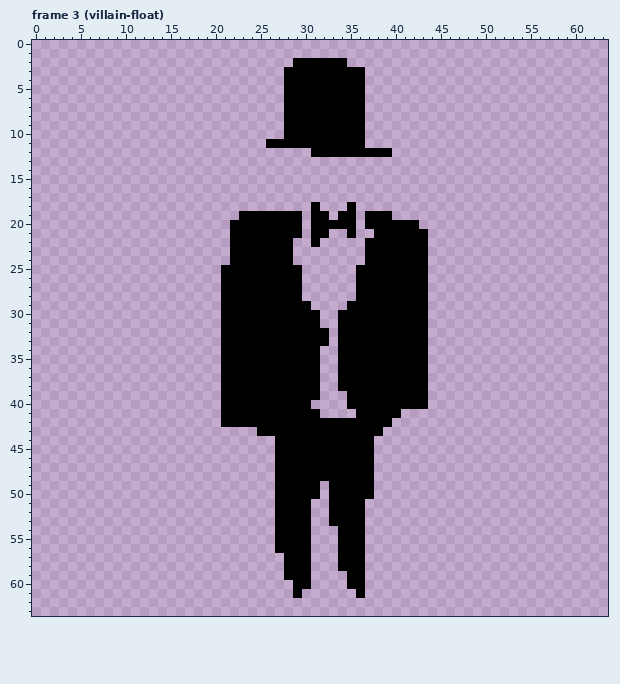
Edited in one commit: pixel-art file (nobuild/sprites/villain.ase). Above, as it was before the edit.
64x64 pixels, 20 frames. Colours within 5 levels of each other are drawn and written as one. Shown: frame 3 (villain-float). The commit also changed other frames, which this record leaves out.
The result:
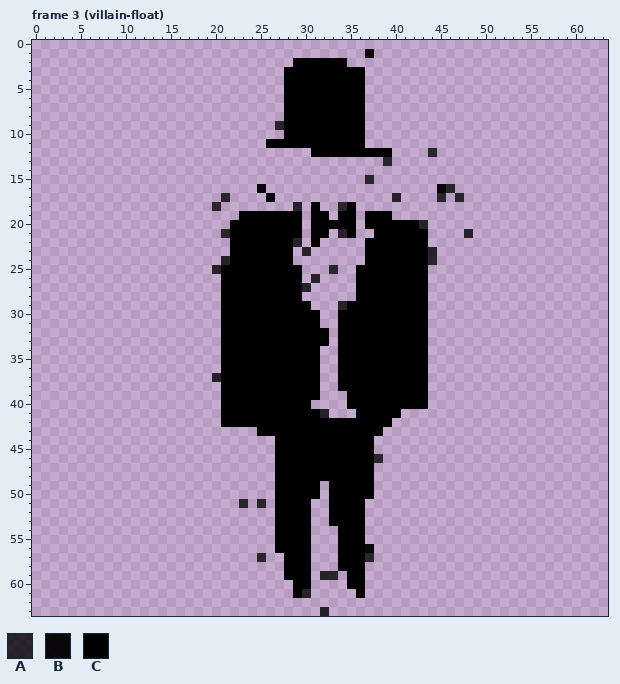
Palette (. is transparent): A #000000c8  B #000000f3  C #000000
From old to new:
Frame 3 (villain-float):
y 1: x 37 . -> B
y 9: x 27 . -> A
y 12: x 44 . -> A
y 13: x 39 . -> A
y 15: x 37 . -> A
y 16: x 25 . -> B; x 45..46 .. -> BA
y 17: x 21 . -> A; x 26 . -> C; x 40 . -> A; x 45 . -> A; x 47 . -> A
y 18: x 20 . -> A; x 29 . -> A; x 34 . -> A
y 20: x 43 . -> A
y 21: x 21 . -> A; x 34 . -> A; x 48 . -> A
y 22: x 29 . -> A
y 23: x 30 . -> A; x 44 . -> A
y 24: x 21 . -> A; x 44 . -> A
y 25: x 20 . -> A; x 33 . -> A
y 26: x 31 . -> A
y 27: x 30 . -> A
y 29: x 34 . -> A
y 37: x 20 . -> A
y 41: x 32 . -> A
y 46: x 38 . -> A
y 51: x 23 . -> A; x 25 . -> A
y 56: x 37 . -> B
y 57: x 25 . -> A; x 37 . -> A
y 59: x 32..33 .. -> AA
y 61: x 30 . -> A
y 63: x 32 . -> A
